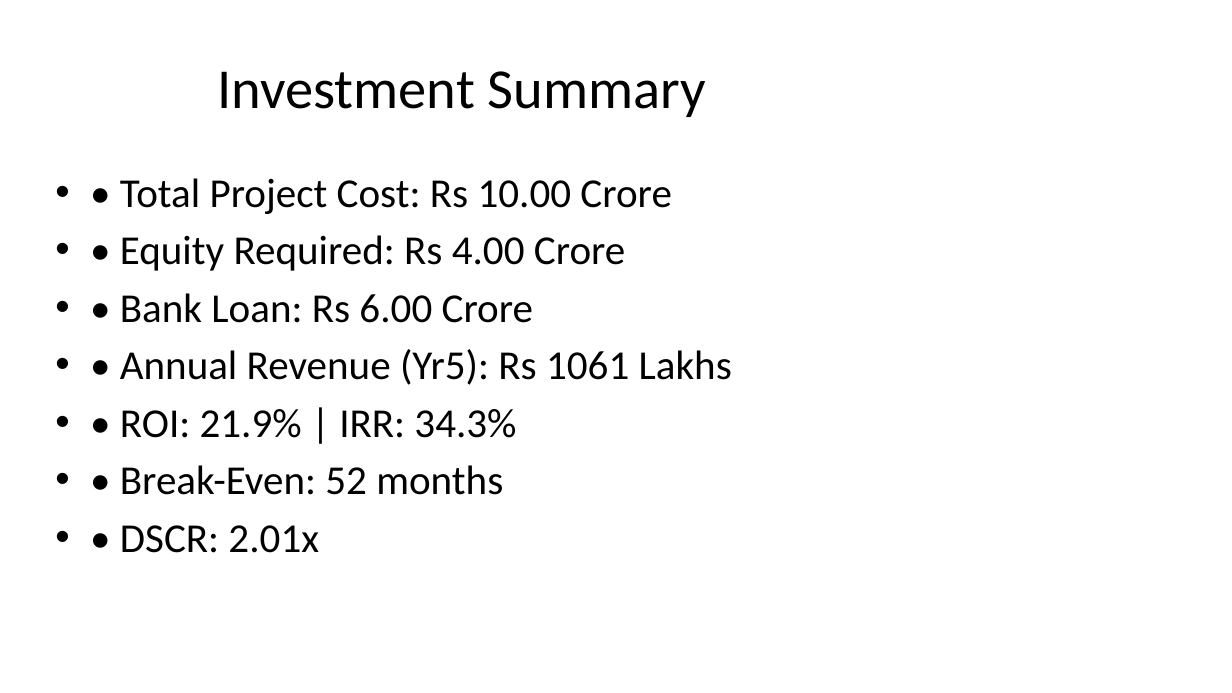
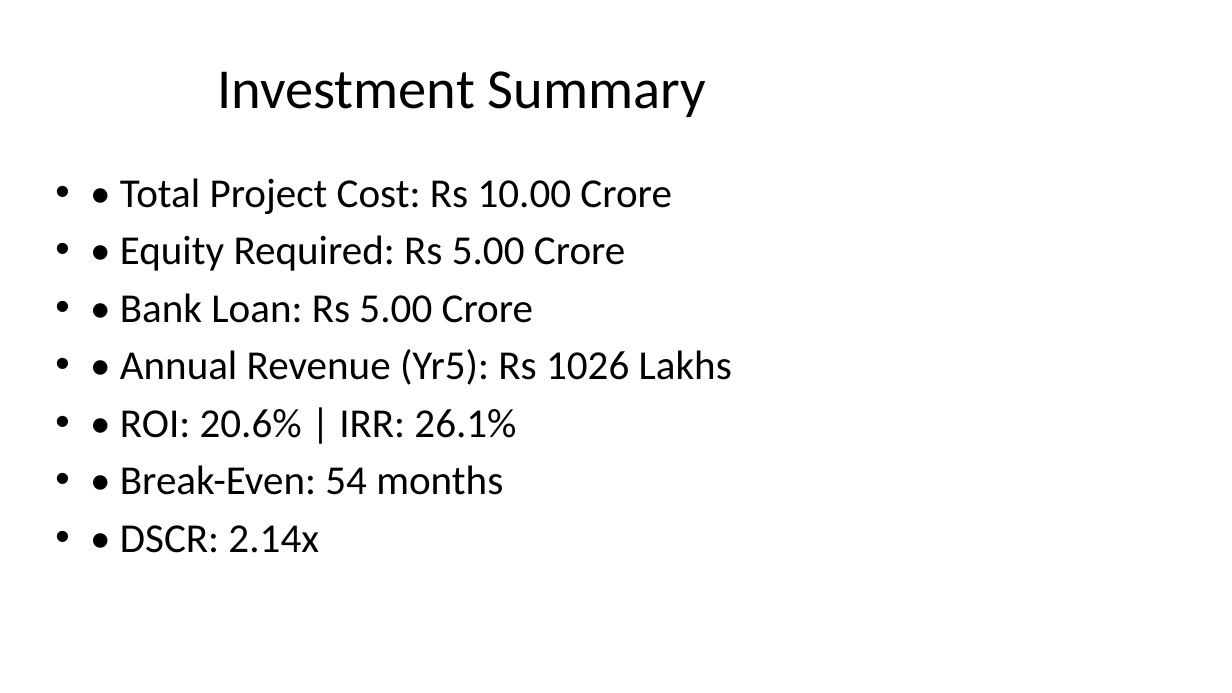
Before and after one commit to pacpltradingdesk-dotcom/bio-bitumen-consultant-portal, a slide deck: slide 3 of data/auto_synced/Investor_Pitch_25MT_Uttar_Pradesh.pptx. Drawn at 1232x693 pixels with LibreOffice and Linux fonts; fonts in the diff are those of the drawing. Boxes give left, top, right and bottom in pixels: in the first picture for what was removed or moved away, otherwise in the second. Text is boxed around its words. In the diff, an @@ line names an element or a change of style, - is before the commit and + after.

```diff
--- a/data/auto_synced/Investor_Pitch_25MT_Uttar_Pradesh.pptx
+++ b/data/auto_synced/Investor_Pitch_25MT_Uttar_Pradesh.pptx
@@ text at bbox=[120, 235, 732, 553]: text changed @@
-• • Equity Required: Rs 4.00 Crore
-• • Bank Loan: Rs 6.00 Crore
-• • Annual Revenue (Yr5): Rs 1061 Lakhs
-• • ROI: 21.9% | IRR: 34.3%
-• • Break-Even: 52 months
-• • DSCR: 2.01x
+• • Equity Required: Rs 5.00 Crore
+• • Bank Loan: Rs 5.00 Crore
+• • Annual Revenue (Yr5): Rs 1026 Lakhs
+• • ROI: 20.6% | IRR: 26.1%
+• • Break-Even: 54 months
+• • DSCR: 2.14x
```
Also in this commit, not shown: 3 other slides changed, 56 other files.
